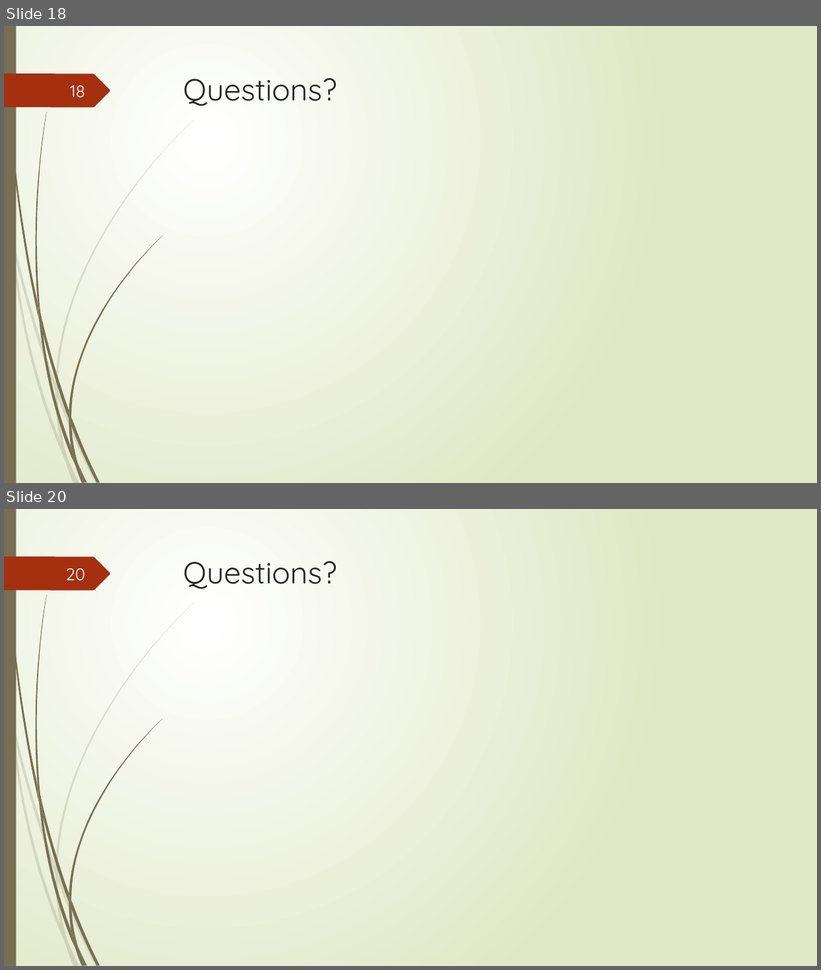
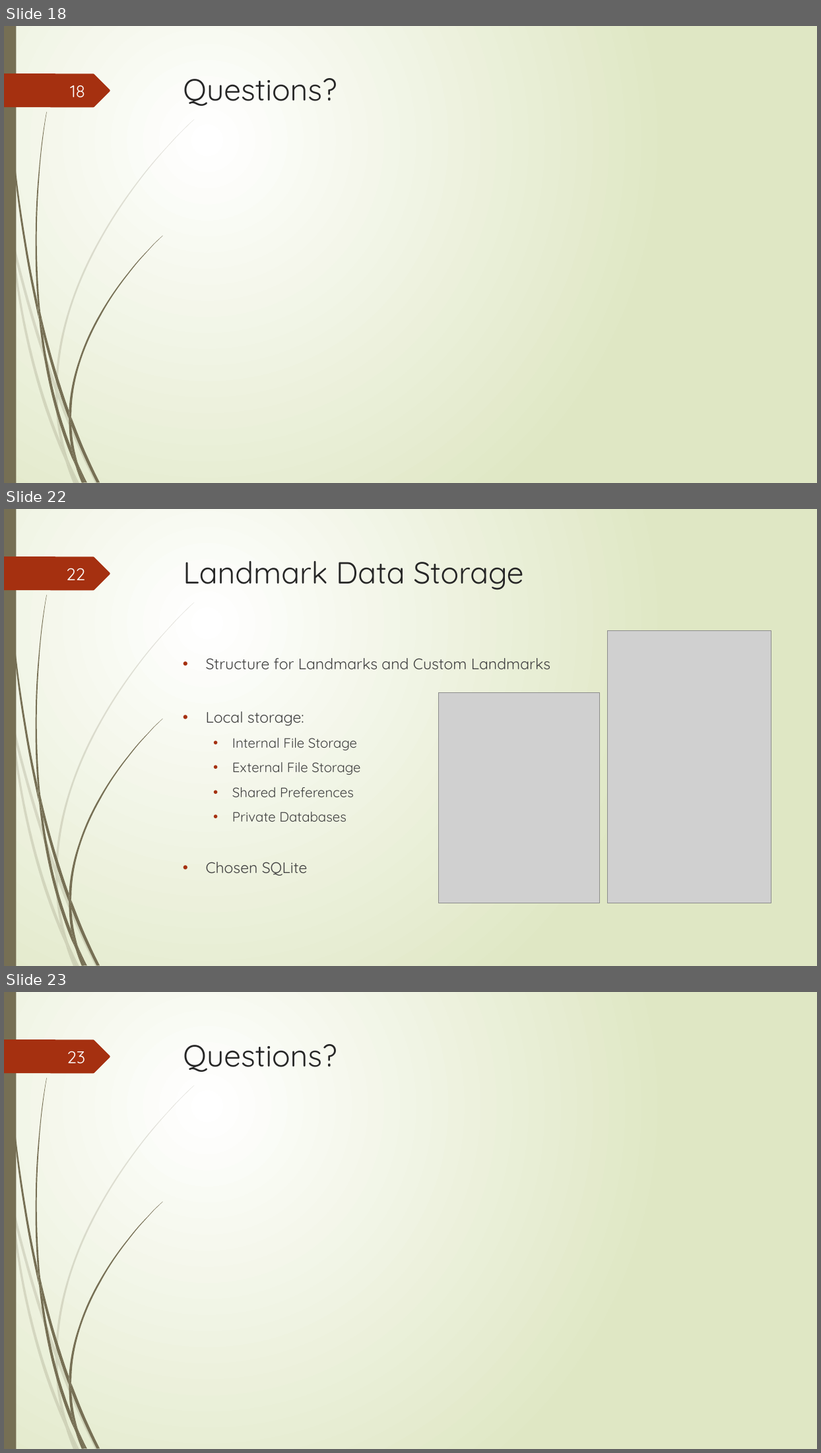
Before and after one commit to junmin-yee/Landmarked, a slide deck: Presentations/Sprint01 ReviewMeeting.pptx. Shown one above the other, each under a label of ours: slides 18 and 20 before the commit, slides 18, 22 and 23 after it; the slides between them are not shown. The pictures are 821x970 and 821x1453 pixels, drawn with LibreOffice and Linux fonts; fonts in the diff are those of the drawing; grey boxes stand for pictures. Boxes give left, top, right and bottom in pixels: in the first picture for what was removed or moved away, otherwise in the second. Text is boxed around its words. In the diff, an @@ line names an element or a change of style, - is before the commit and + after.

```diff
--- a/Presentations/Sprint01 ReviewMeeting.pptx
+++ b/Presentations/Sprint01 ReviewMeeting.pptx
@@ slide 22 added at [4,509,817,966], background gradient #FFFFFF to #DFE8C4; not listed: 24 template elements that a slide beside it also shows @@
@@ page number added at [66,568,85,580], 20 pt, text #FEFFFF @@
+22
@@ title added at [183,561,523,590], 36 pt, text #262626 @@
+Landmark Data Storage
@@ picture added at [608,631,772,904] @@
@@ text added at [206,658,550,876], 16 pt, text #404040 @@
+• Structure for Landmarks and Custom Landmarks
+• Local storage:
+  • Internal File Storage
+  • External File Storage
+  • Shared Preferences
+  • Private Databases
+• Chosen SQLite
@@ picture added at [439,692,600,903] @@
@@ what was slide 20 is now slide 23 @@
@@ page number at [67,1051,85,1064]: text changed @@
-20
+23
```
Also in this commit, not shown: 6 other slides added, 3 slides removed.
